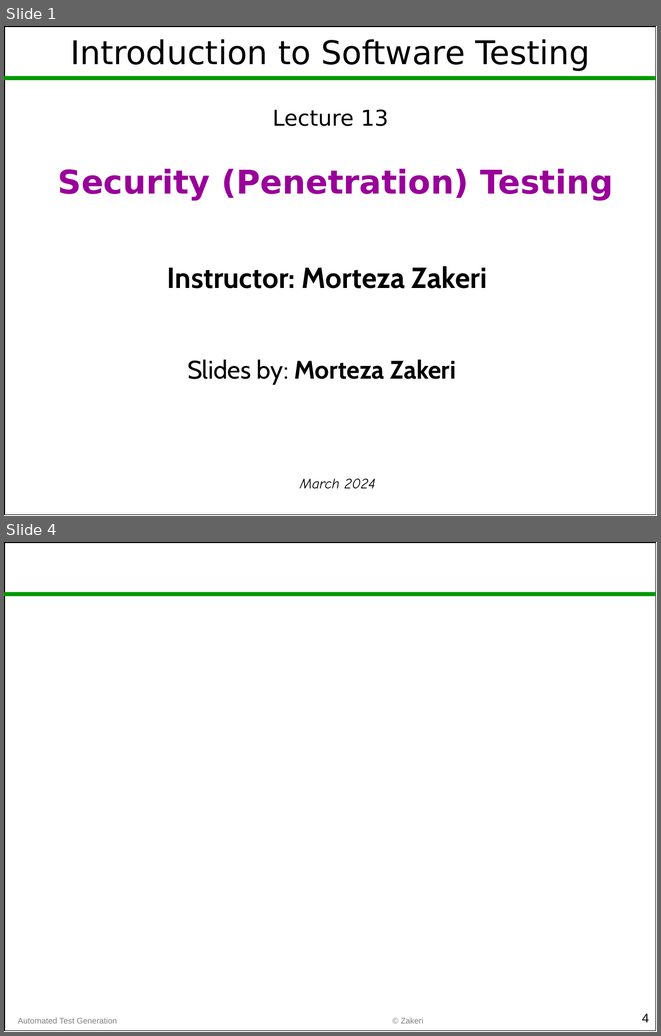
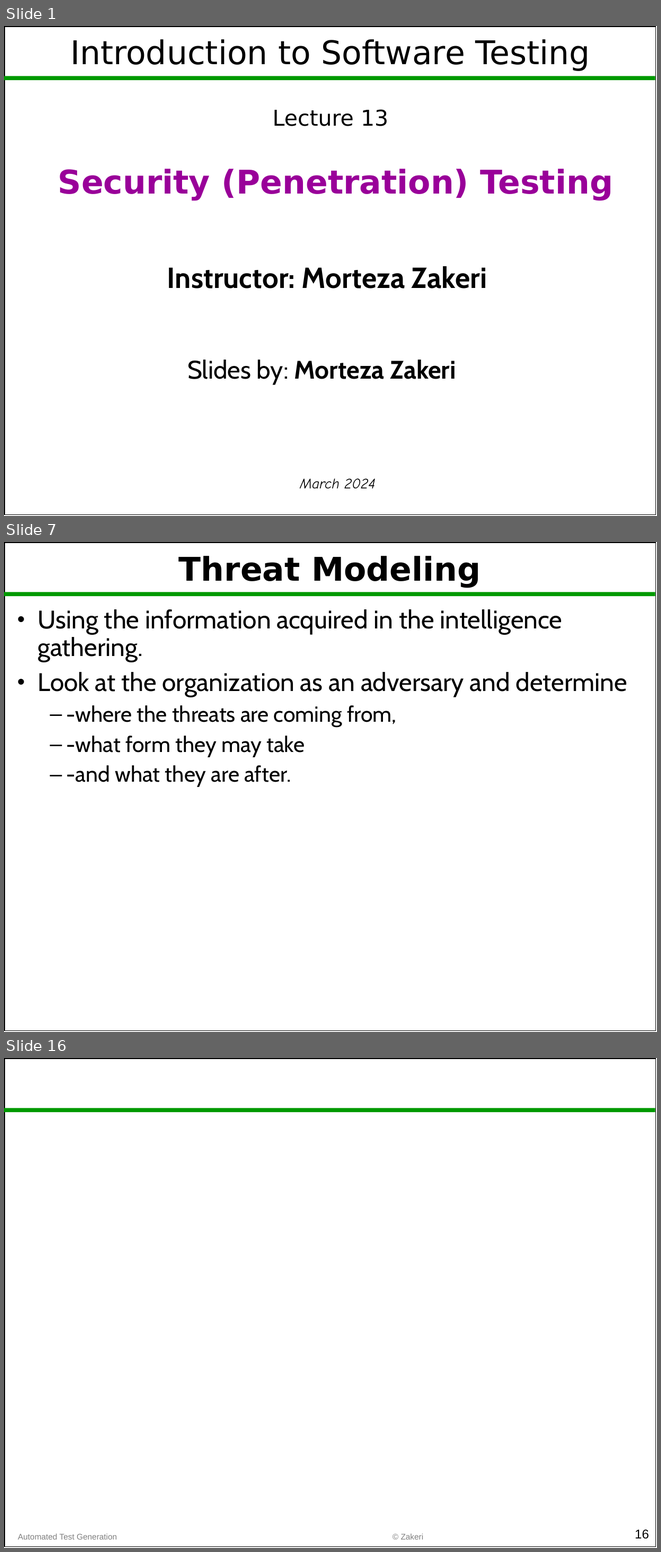
Before and after one commit to m-zakeri/SoftwareTesting, a slide deck: lectures/Lec13_penetration_testing.pptx. Shown one above the other, each under a label of ours: slides 1 and 4 before the commit, slides 1, 7 and 16 after it; the slides between them are not shown. The pictures are 661x1036 and 661x1552 pixels, drawn with LibreOffice and Linux fonts; fonts in the diff are those of the drawing. Boxes give left, top, right and bottom in pixels: in the first picture for what was removed or moved away, otherwise in the second. Text is boxed around its words. In the diff, an @@ line names an element or a change of style, - is before the commit and + after.

```diff
--- a/lectures/Lec13_penetration_testing.pptx
+++ b/lectures/Lec13_penetration_testing.pptx
@@ slide 7 added at (4, 542, 657, 1032), background #FFFFFF; not listed: 2 template elements that a slide beside it also shows @@
@@ title added at (179, 556, 480, 588), 36 pt, text #000000, bold @@
+Threat Modeling
@@ text added at (38, 609, 627, 787), 28 pt, text #000000 @@
+• Using the information acquired in the intelligence gathering.
+• Look at the organization as an adversary and determine
+  – -where the threats are coming from,
+  – -what form they may take
+  – -and what they are after.
@@ what was slide 4 is now slide 16 @@
@@ page number at (635, 1529, 649, 1539): text changed @@
-4
+16
```
Also in this commit, not shown: 13 other slides added, 2 slides removed, 45 other files.
